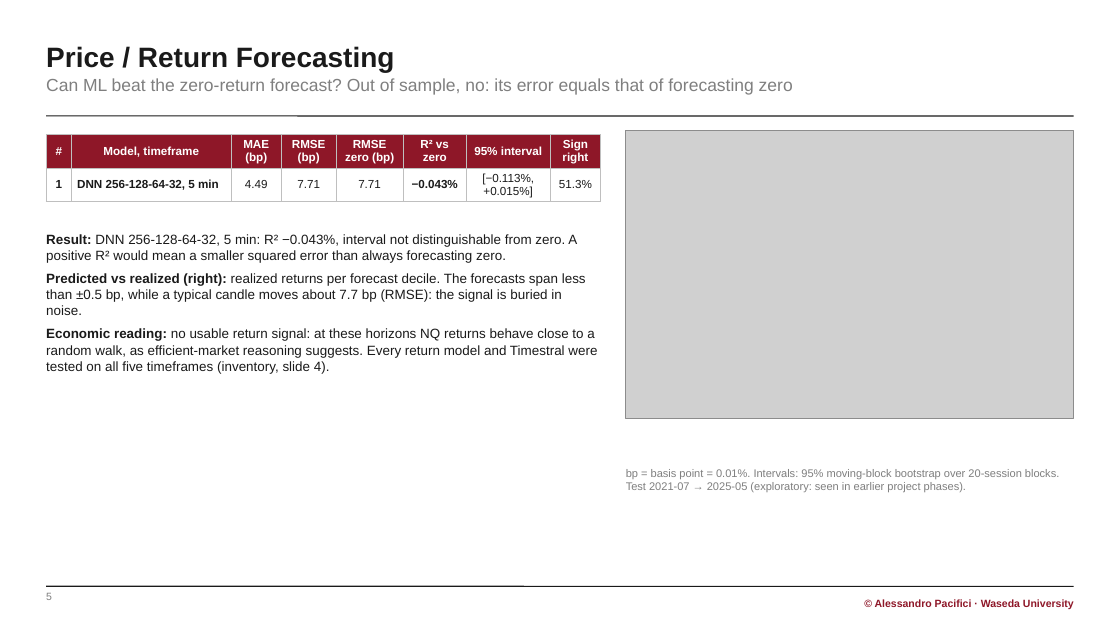
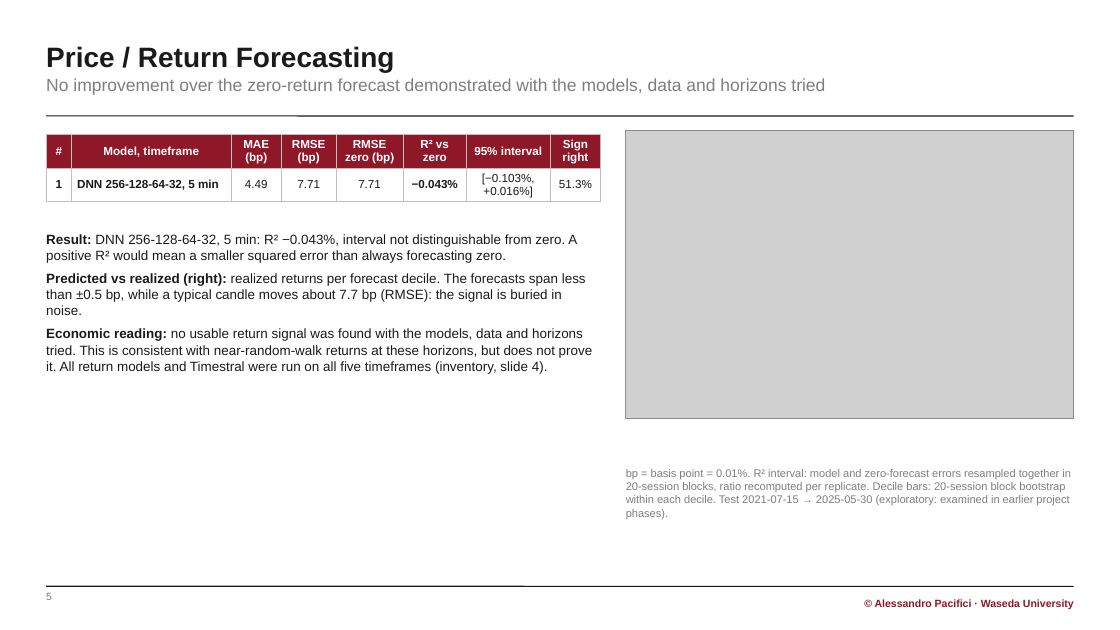
Before and after one commit to Paciooo/Project_ai_ML_bigdata, a slide deck: slide 5 of presentation_multitarget/NASDAQ_multitarget_report.pptx. Drawn at 1120x630 pixels with LibreOffice and Linux fonts; fonts in the diff are those of the drawing; grey boxes stand for pictures. Boxes give left, top, right and bottom in pixels: in the first picture for what was removed or moved away, otherwise in the second. Text is boxed around its words. In the diff, an @@ line names an element or a change of style, - is before the commit and + after.

```diff
--- a/presentation_multitarget/NASDAQ_multitarget_report.pptx
+++ b/presentation_multitarget/NASDAQ_multitarget_report.pptx
@@ text at (46, 78, 825, 95): text changed @@
-Can ML beat the zero-return forecast? Out of sample, no: its error equals that of forecasting zero
+No improvement over the zero-return forecast demonstrated with the models, data and horizons tried
@@ table at (46, 134, 601, 218) @@
-row 2, column 7: [−0.113%, +0.015%]
+row 2, column 7: [−0.103%, +0.016%]
@@ text at (46, 328, 593, 374): text changed @@
-▪ Economic reading: no usable return signal: at these horizons NQ returns behave close to a random walk, as efficient-market reasoning suggests. Every return model and Timestral were tested on all five timeframes (inventory, slide 4).
+▪ Economic reading: no usable return signal was found with the models, data and horizons tried. This is consistent with near-random-walk returns at these horizons, but does not prove it. All return models and Timestral were run on all five timeframes (inventory, slide 4).
@@ text at (626, 469, 1071, 519): text changed @@
-bp = basis point = 0.01%. Intervals: 95% moving-block bootstrap over 20-session blocks. Test 2021-07 → 2025-05 (exploratory: seen in earlier project phases).
+bp = basis point = 0.01%. R² interval: model and zero-forecast errors resampled together in 20-session blocks, ratio recomputed per replicate. Decile bars: 20-session block bootstrap within each decile. Test 2021-07-15 → 2025-05-30 (exploratory: examined in earlier project phases).
```
Also in this commit, not shown: 5 other slides changed, 30 other files.
